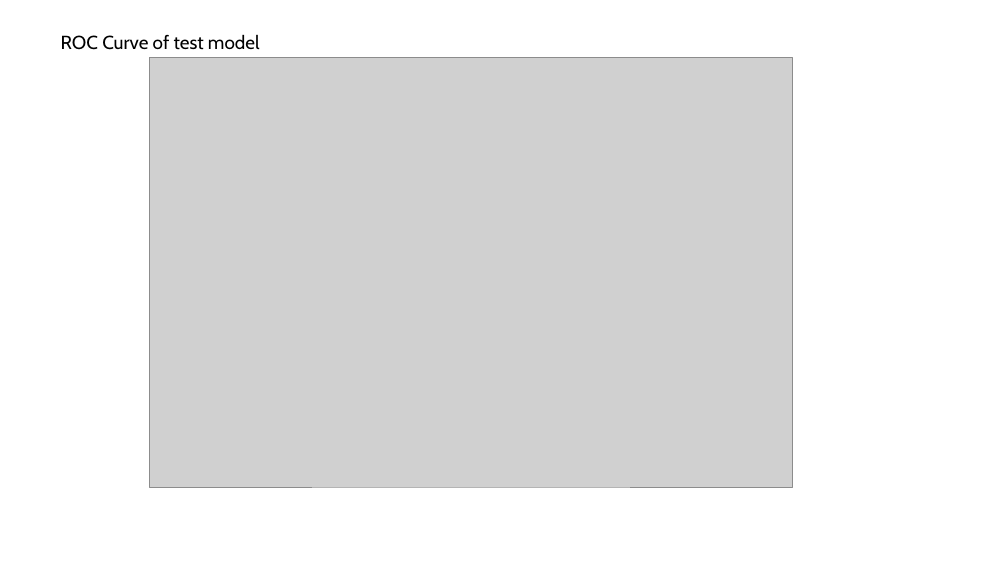
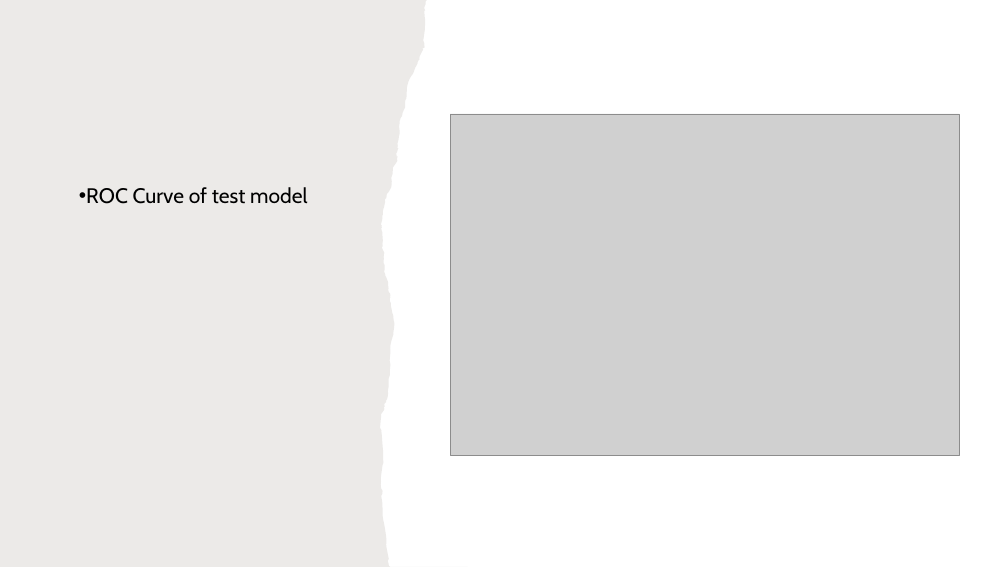
Before and after one commit to vrsyvby/MLAssignmentPartA, a slide deck: slide 8 of Question5MLAssignmentPartA.pptx. Drawn at 1008x567 pixels with LibreOffice and Linux fonts; fonts in the diff are those of the drawing; grey boxes stand for pictures. Boxes give left, top, right and bottom in pixels: in the first picture for what was removed or moved away, otherwise in the second. Text is boxed around its words. In the diff, an @@ line names an element or a change of style, - is before the commit and + after.

```diff
--- a/Question5MLAssignmentPartA.pptx
+++ b/Question5MLAssignmentPartA.pptx
@@ freeform shape added at [0,0,467,567], fill #82766A at 15% opacity @@
@@ picture: place and size @@
-picture at [150,57,792,488]
+picture at [451,114,960,455]
@@ text "ROC Curve of test model": place and size @@
-text "ROC Curve of test model" at [61,34,260,50]
+text "ROC Curve of test model" at [86,187,307,204]
@@ text "ROC Curve of test model" at [86,187,307,204]: size 18 to 20 pt; bullet none to •; line spacing 1 to 0.9; more space between paragraphs @@
```
Also in this commit, not shown: 8 other slides changed.
